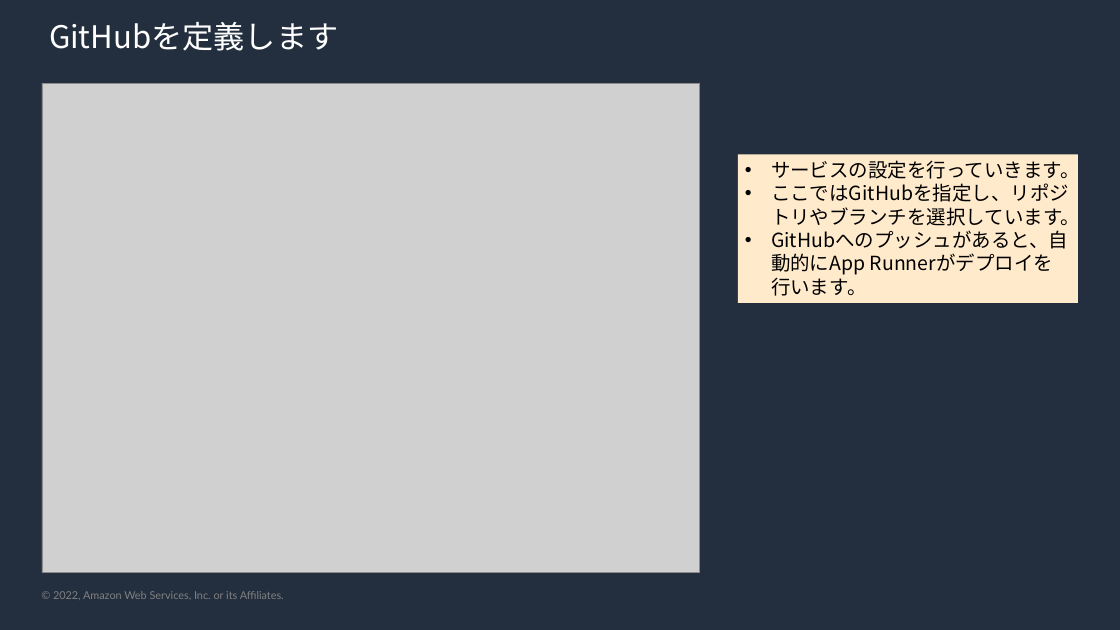
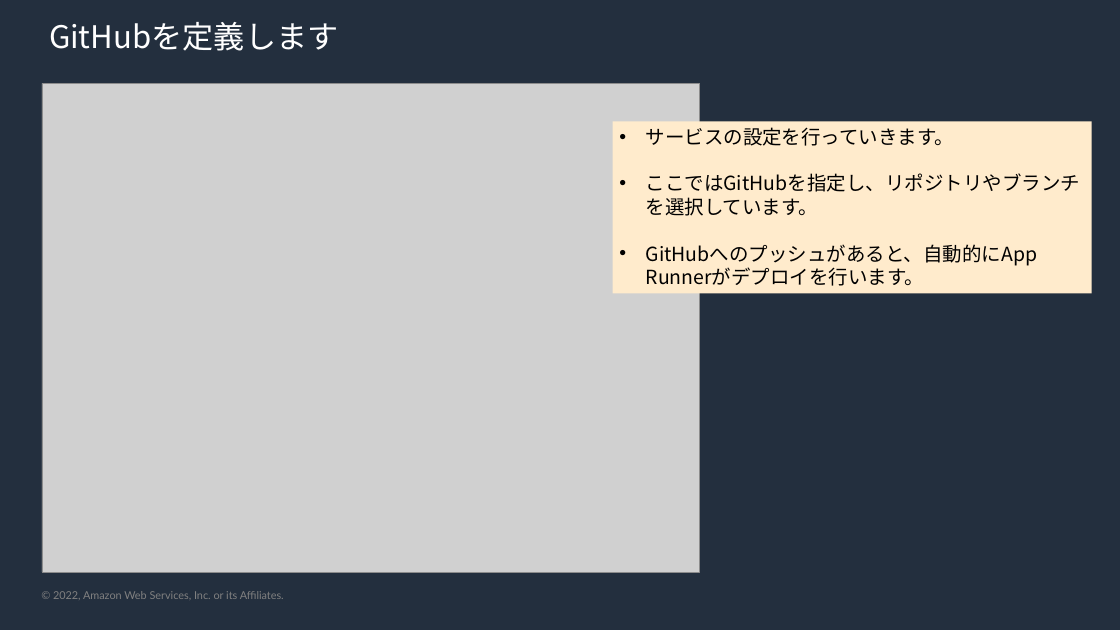
Before and after one commit to kmorooka/modern-skeleton, a slide deck: slide 24 of skeleton-guide.pptx. Drawn at 1120x630 pixels with LibreOffice and Linux fonts; fonts in the diff are those of the drawing; grey boxes stand for pictures; background and template pictures are left out. Boxes give left, top, right and bottom in pixels: in the first picture for what was removed or moved away, otherwise in the second. Text is boxed around its words. In the diff, an @@ line names an element or a change of style, - is before the commit and + after.

```diff
--- a/skeleton-guide.pptx
+++ b/skeleton-guide.pptx
@@ rectangle "サービスの設定を行っていきます。": place and size @@
-rectangle "サービスの設定を行っていきます。" at box(738, 155, 1078, 303)
+rectangle "サービスの設定を行っていきます。" at box(612, 121, 1091, 293)
```
Also in this commit, not shown: 9 other slides changed, 3 other files.
